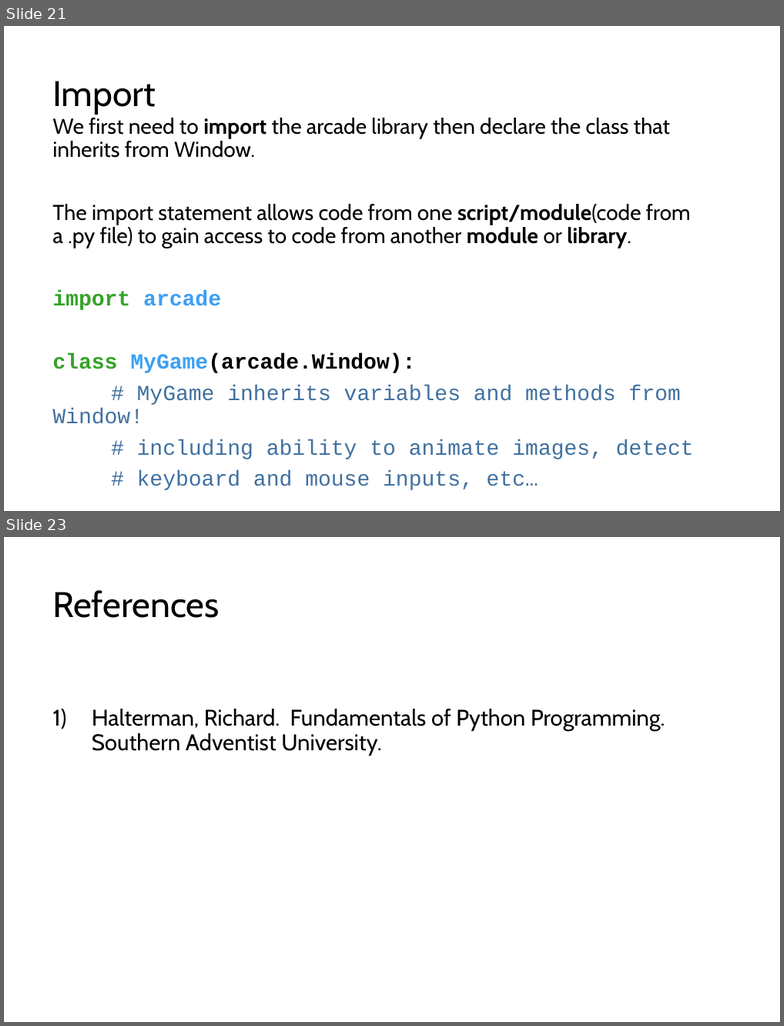
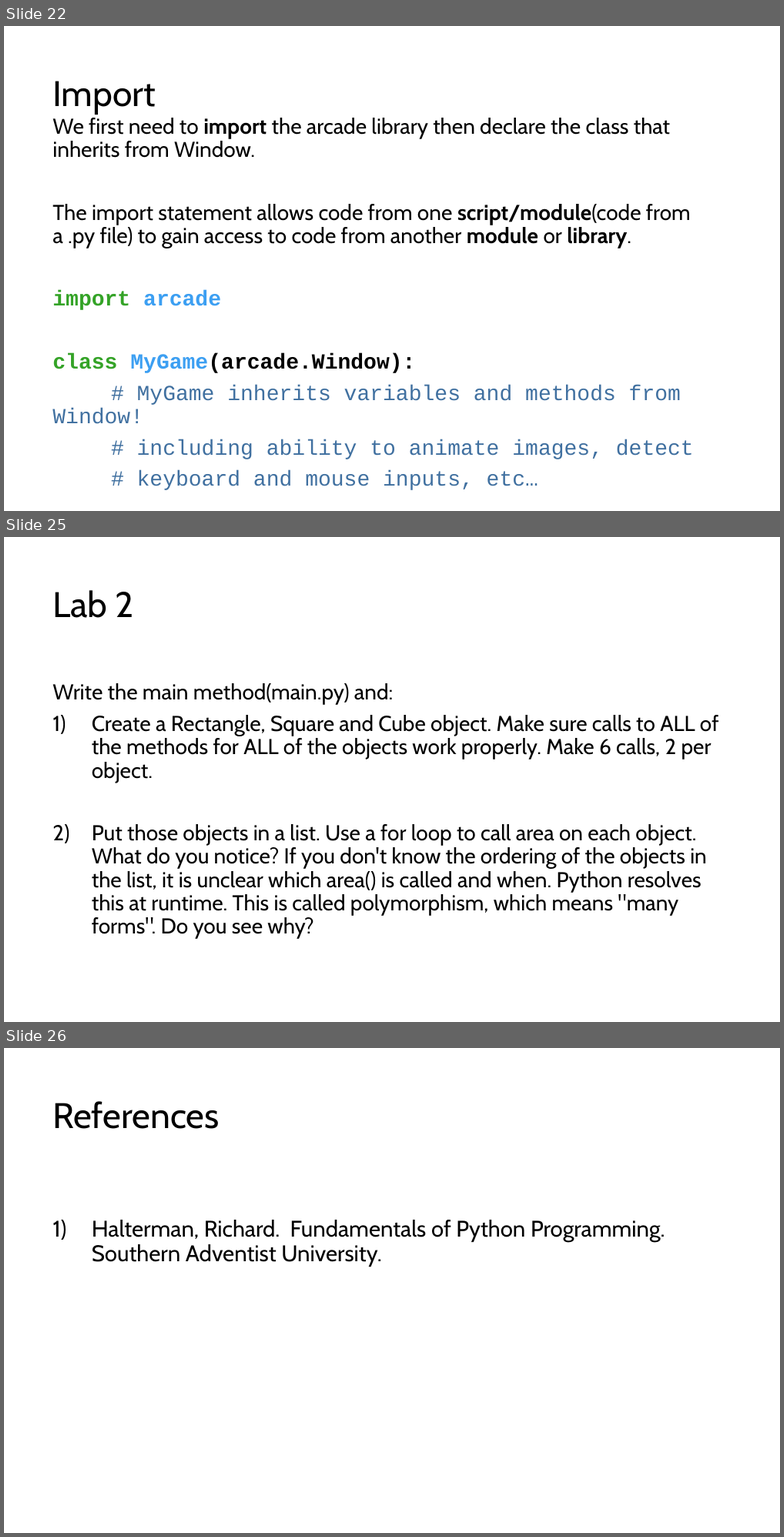
Before and after one commit to LongBaoNguyen/longbaonguyen.github.io, a slide deck: courses/apcsp/lect10.pptx. Shown one above the other, each under a label of ours: slides 21 and 23 before the commit, slides 22, 25 and 26 after it; the slides between them are not shown. The pictures are 784x1026 and 784x1537 pixels, drawn with LibreOffice and Linux fonts; fonts in the diff are those of the drawing. Boxes give left, top, right and bottom in pixels: in the first picture for what was removed or moved away, otherwise in the second. Text is boxed around its words. In the diff, an @@ line names an element or a change of style, - is before the commit and + after.

```diff
--- a/courses/apcsp/lect10.pptx
+++ b/courses/apcsp/lect10.pptx
@@ slide 25 added at (4, 537, 780, 1022), background #FFFFFF @@
@@ title added at (53, 590, 134, 618), 33 pt, text #000000 @@
+Lab 2
@@ text added at (53, 683, 719, 939), 20 pt, text #000000 @@
+Write the main method(main.py) and:
+1) Create a Rectangle, Square and Cube object. Make sure calls to ALL of the methods for ALL of the objects work properly. Make 6 calls, 2 per object.
+2) Put those objects in a list. Use a for loop to call area on each object. What do you notice? If you don't know the ordering of the objects in the list, it is unclear which area() is called and when. Python resolves this at runtime. This is called polymorphism, which means "many forms". Do you see why?
@@ what was slide 21 is now slide 22 @@
@@ what was slide 23 is now slide 26 @@
```
Also in this commit, not shown: 2 slides changed, 2 other slides added, 6 other files.
